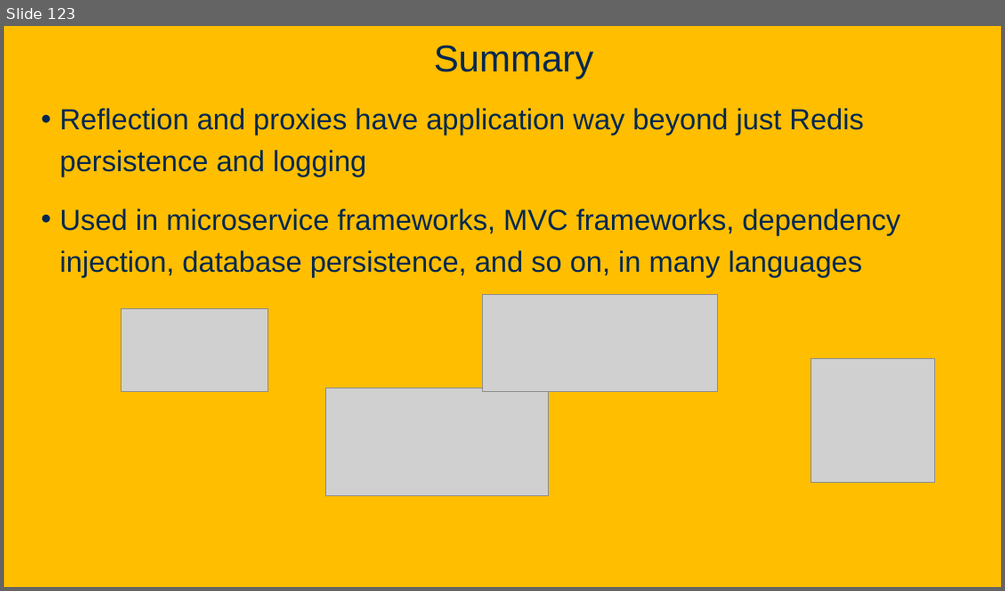
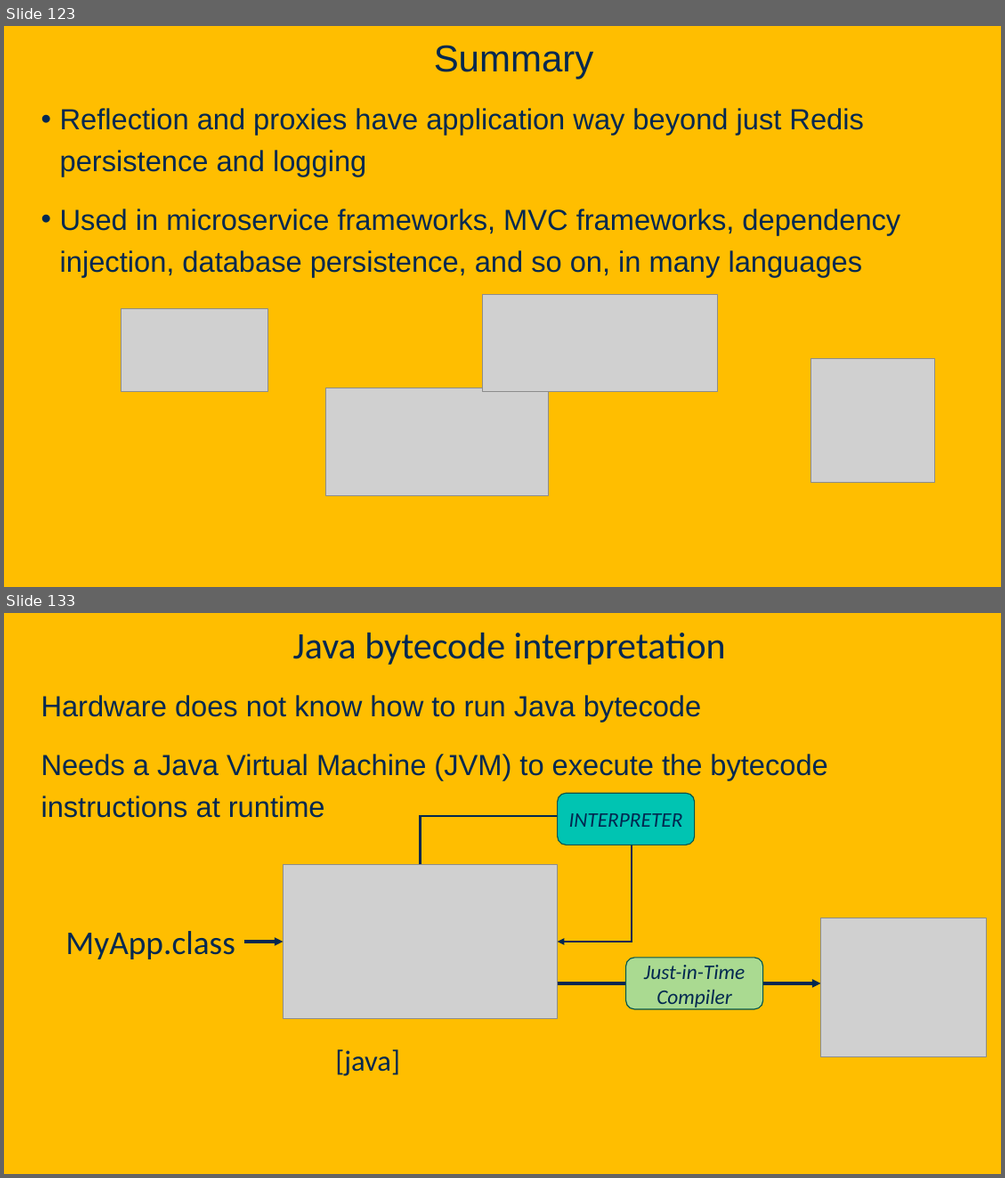
Before and after one commit to davsec-teaching/ecs160-f25, a slide deck: slides/5_annotations_and_reflection.pptx. Shown one above the other, each under a label of ours: slide 123 before the commit, slides 123 and 133 after it; the slides between them are not shown. The pictures are 1005x591 and 1005x1178 pixels, drawn with LibreOffice and Linux fonts; fonts in the diff are those of the drawing; grey boxes stand for pictures; background and template pictures are left out. Boxes give left, top, right and bottom in pixels: in the first picture for what was removed or moved away, otherwise in the second. Text is boxed around its words. In the diff, an @@ line names an element or a change of style, - is before the commit and + after.

```diff
--- a/slides/5_annotations_and_reflection.pptx
+++ b/slides/5_annotations_and_reflection.pptx
@@ slide 133 added at <box>4,613,1001,1174</box>, background picture (left out) @@
@@ title added at <box>293,633,726,665</box>, 36 pt, text #022850 @@
+Java bytecode interpretation
@@ text added at <box>41,695,827,818</box>, 28 pt, text #022850 @@
+Hardware does not know how to run Java bytecode
+Needs a Java Virtual Machine (JVM) to execute the bytecode instructions at runtime
@@ rounded rectangle added at <box>558,793,695,844</box>, fill #00C4B2, outline #00564E 1 pt, 20 pt, text #022850, italic @@
+INTERPRETER
@@ elbow arrow added from (421, 864) to (558, 941), #022850 2.25 pt @@
@@ picture added at <box>283,864,558,1018</box> @@
@@ text added at <box>65,931,235,959</box>, 32 pt, text #022850 @@
+MyApp.class
@@ picture added at <box>821,917,987,1056</box> @@
@@ arrow added from (244, 941) to (283, 941), #022850 2.75 pt @@
@@ rounded rectangle added at <box>626,957,763,1009</box>, fill #AADA91, outline #00564E 1 pt, 20 pt, text #022850, italic @@
+Just-in-Time Compiler
@@ arrow added from (558, 983) to (821, 983), #022850 2.75 pt @@
@@ text added at <box>335,1049,400,1076</box>, 28 pt, text #022850 @@
+[java]
```
Also in this commit, not shown: 4 other slides added, 2 other files.
